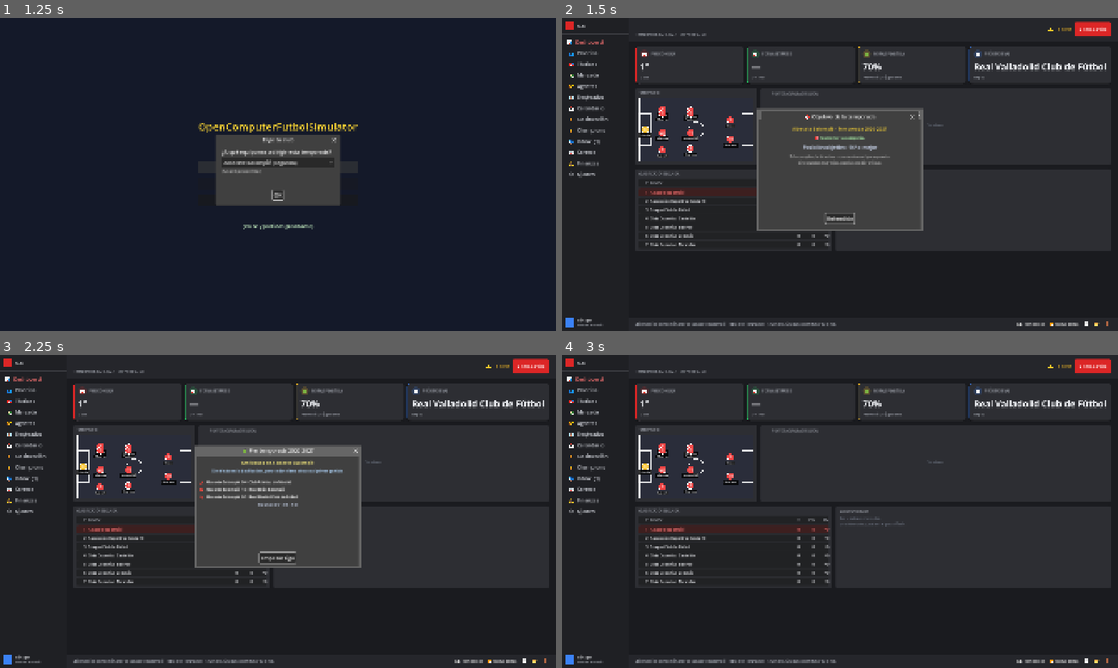
Above: before the commit, frames 1-4 (two rows, left to right).
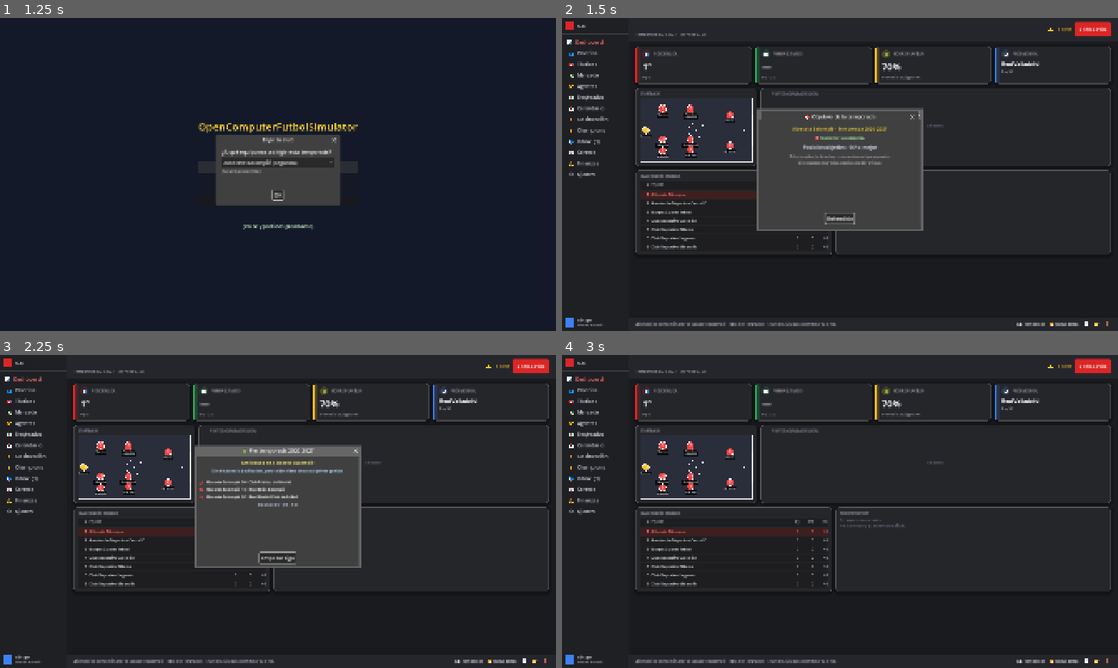
Above: after the commit, the same moments.

Repository: antxiko/OpenComputerFutbolSimulator
Game: Godot game, scene res://scenes/main_menu.tscn
The game is run twice, just before and just after one commit, with the same random seed, the same clock (stepped at 60 frames per second) and the same inputs.
Inputs:
- Up to frame 1 (1.25 s): click "🆕 Nueva partida" at 0.5 s
- Up to frame 2 (1.5 s): click "OK" at 1.25 s
- Up to frame 3 (2.25 s): click "Empezar Liga" at 2 s
- Up to frame 4 (3 s): click "Empezar Liga" at 2.75 s

Frame 1 is identical in both runs. In frame 2, 4.3% of the frame differs, in the area x 13-99%, y 9-76%; in frame 3, 4.3%; in frame 4, 4.9%.

Commit message:
v0.4.0 polish: glassmorphism + fixes del Dashboard
- KpiCard: banda accent vertical 6px + glow degradado, panel translúcido
  (alpha 0.72), sombra suave, highlight superior/inferior, auto-shrink del
  font_size para values largos
- Helper UIThemeManager.glass_panel_style() reusable, aplicado a mini-pitch,
  chart, clasificación y shortlist para coherencia visual
- MiniPitch: spread vertical 0.30 → 0.48 para que jugadores con mismo slot
  (2 CBs, 2 CMs en 4-3-3) se separen visualmente
- Próximo Rival: helper _trim_club_name() recorta sufijos genéricos (Club
  de Fútbol, Real Club Deportivo, etc.) en lugar de caer al code 3-letras

Co-Authored-By: Claude Opus 4.7 (1M context) <noreply@anthropic.com>

Diff:
--- a/scripts/ui/components/data_table.gd
+++ b/scripts/ui/components/data_table.gd
@@ -39,18 +39,7 @@
 
 
 func _apply_panel_style() -> void:
-	var theme: UITheme = UIThemeManager.get_current()
-	var sb := StyleBoxFlat.new()
-	sb.bg_color = theme.bg_card
-	sb.corner_radius_top_left = 8
-	sb.corner_radius_top_right = 8
-	sb.corner_radius_bottom_left = 8
-	sb.corner_radius_bottom_right = 8
-	sb.content_margin_left = 12
-	sb.content_margin_right = 12
-	sb.content_margin_top = 10
-	sb.content_margin_bottom = 10
-	add_theme_stylebox_override("panel", sb)
+	add_theme_stylebox_override("panel", UIThemeManager.glass_panel_style())
 
 
 func _rebuild() -> void:
--- a/scripts/ui/components/kpi_card.gd
+++ b/scripts/ui/components/kpi_card.gd
@@ -24,6 +24,13 @@
 	size_flags_horizontal = Control.SIZE_EXPAND_FILL
 	_apply_panel_style()
 	_rebuild()
+	queue_redraw()
+
+
+func _notification(what: int) -> void:
+	# Si el card se redimensiona, redibujar la banda accent + highlight
+	if what == NOTIFICATION_RESIZED:
+		queue_redraw()
 
 
 func setup(title: String, value: String, subtitle: String = "", trend: String = "", trend_dir: String = "flat", icon: String = "") -> void:
@@ -42,26 +49,56 @@
 	if is_inside_tree():
 		_apply_panel_style()
 		_rebuild()
+		queue_redraw()
+
+
+# Pinta la banda accent vertical a la izquierda + brillo sutil arriba.
+# Se llama después del StyleBoxFlat del panel, antes de los children.
+func _draw() -> void:
+	# Banda accent gruesa pegada al borde izq. 6px de ancho con corners
+	# redondeados arriba+abajo (mismo radius que el card) para que se integre.
+	var band_w: float = 6.0
+	var band_rect := Rect2(0, 4, band_w, size.y - 8)
+	draw_rect(band_rect, _accent, true)
+	# Glow expandiéndose hacia el centro del card (3 líneas con alpha decreciente)
+	for i in range(1, 5):
+		var glow: Color = _accent
+		glow.a = 0.30 - i * 0.06
+		var glow_rect := Rect2(band_w + (i - 1) * 3, 4, 3, size.y - 8)
+		draw_rect(glow_rect, glow, true)
+	# Highlight superior: línea 1px translúcida blanca arriba (inner-light glass)
+	var hl: Color = Color(1, 1, 1, 0.14)
+	draw_line(Vector2(8, 1), Vector2(size.x - 8, 1), hl, 1.0)
+	# Highlight inferior muy tenue para reforzar profundidad
+	var hl_bot: Color = Color(0, 0, 0, 0.20)
+	draw_line(Vector2(8, size.y - 1), Vector2(size.x - 8, size.y - 1), hl_bot, 1.0)
 
 
 func _apply_panel_style() -> void:
 	var theme: UITheme = UIThemeManager.get_current()
 	var sb := StyleBoxFlat.new()
-	sb.bg_color = theme.bg_card
-	sb.corner_radius_top_left = 10
-	sb.corner_radius_top_right = 10
-	sb.corner_radius_bottom_left = 10
-	sb.corner_radius_bottom_right = 10
-	sb.border_width_left = 3
-	sb.border_color = _accent
-	sb.content_margin_left = 16
+	# Glass: card semi-translúcido sobre el bg oscuro del dashboard
+	var glass: Color = theme.bg_card
+	glass.a = 0.72
+	sb.bg_color = glass
+	sb.corner_radius_top_left = 12
+	sb.corner_radius_top_right = 12
+	sb.corner_radius_bottom_left = 12
+	sb.corner_radius_bottom_right = 12
+	# Borde glow tenue alrededor (1px todos los lados, alpha bajo)
+	# La banda accent fuerte de la izquierda se dibuja con un ColorRect overlay
+	# en _rebuild() para tener control independiente del color.
+	var border: Color = Color(1, 1, 1, 0.06)
+	sb.border_color = border
+	sb.set_border_width_all(1)
+	sb.content_margin_left = 24  # banda accent 6px + glow 12px = 18px, +6 de respiro
 	sb.content_margin_right = 16
 	sb.content_margin_top = 14
 	sb.content_margin_bottom = 14
-	# Sombra muy sutil para dar profundidad
-	sb.shadow_color = Color(0, 0, 0, 0.18)
-	sb.shadow_size = 4
-	sb.shadow_offset = Vector2(0, 2)
+	# Sombra generosa y suave para sensación de capa flotante
+	sb.shadow_color = Color(0, 0, 0, 0.35)
+	sb.shadow_size = 10
+	sb.shadow_offset = Vector2(0, 4)
 	add_theme_stylebox_override("panel", sb)
 
 
@@ -91,14 +128,23 @@
 	top.add_child(title_lbl)
 
 	# === Valor grande ===
+	# Auto-shrink: si el value es muy largo, bajamos font_size para no romper el card.
 	var value_lbl := Label.new()
 	value_lbl.text = _value
-	value_lbl.add_theme_font_size_override("font_size", 32)
+	var value_font_size: int = 32
+	if _value.length() > 14:
+		value_font_size = 18
+	elif _value.length() > 10:
+		value_font_size = 22
+	elif _value.length() > 7:
+		value_font_size = 26
+	value_lbl.add_theme_font_size_override("font_size", value_font_size)
 	value_lbl.add_theme_color_override("font_color", theme.text_primary)
-	value_lbl.add_theme_constant_override("outline_size", 0)
-	# Negrita visual: aumentamos peso simulado con outline del mismo color
+	# Negrita visual: outline 1px del mismo color (Godot no tiene font_weight directo)
 	value_lbl.add_theme_color_override("font_outline_color", theme.text_primary)
 	value_lbl.add_theme_constant_override("outline_size", 1)
+	value_lbl.clip_text = true
+	value_lbl.size_flags_horizontal = Control.SIZE_EXPAND_FILL
 	vbox.add_child(value_lbl)
 
 	# === Línea inferior: subtitle (izq, expand) + trend (der) ===
--- a/scripts/ui/components/line_chart.gd
+++ b/scripts/ui/components/line_chart.gd
@@ -39,14 +39,10 @@
 	var theme: UITheme = UIThemeManager.get_current()
 	var rect := Rect2(Vector2.ZERO, size)
 
-	# Fondo del chart
-	var sb := StyleBoxFlat.new()
-	sb.bg_color = theme.bg_card
-	sb.corner_radius_top_left = 8
-	sb.corner_radius_top_right = 8
-	sb.corner_radius_bottom_left = 8
-	sb.corner_radius_bottom_right = 8
-	draw_style_box(sb, rect)
+	# Fondo glass del chart — mismo look que el resto de paneles del dashboard
+	draw_style_box(UIThemeManager.glass_panel_style(), rect)
+	# Highlight superior fino (efecto inner-light glass)
+	draw_line(Vector2(8, 1), Vector2(size.x - 8, 1), Color(1, 1, 1, 0.14), 1.0)
 
 	var font := ThemeDB.fallback_font
 	var pad_top: float = 14.0
--- a/scripts/ui/components/mini_pitch.gd
+++ b/scripts/ui/components/mini_pitch.gd
@@ -95,8 +95,11 @@
 		if n == 1:
 			offsets_by_idx[idx_list[0]] = Vector2.ZERO
 		else:
-			# Reparto vertical: spread total 0.30 (15% arriba + 15% abajo)
-			var spread: float = 0.30
+			# Reparto vertical entre jugadores con mismo slot (típicamente 2 CBs o 2 CMs
+			# en 4-3-3). Spread amplio para separación visual clara — sin esto los
+			# círculos se solapan y solo se ve uno con dos números pegados.
+			# Spread 0.48 = ±24% del campo en Y → CBs van a y=0.16 y y=0.64.
+			var spread: float = 0.48
 			for j in n:
 				var t: float = float(j) / float(n - 1)  # 0..1
 				var dy: float = (t - 0.5) * spread
--- a/scripts/ui/game_hub.gd
+++ b/scripts/ui/game_hub.gd
@@ -3799,7 +3799,9 @@
 	if team != null:
 		var rival: Team = _find_next_rival(team)
 		if rival != null:
-			rival_name = rival.name
+			# Recortar sufijos/prefijos genéricos para tener un nombre corto
+			# pero LEGIBLE en lugar del code de 3 letras.
+			rival_name = _trim_club_name(rival.name)
 			rival_short = "Rep %d" % rival.reputation
 	var kpi_rival := KpiCard.new()
 	kpi_row.add_child(kpi_rival)
@@ -3812,19 +3814,9 @@
 	mid_row.size_flags_horizontal = Control.SIZE_EXPAND_FILL
 	root.add_child(mid_row)
 
-	# Mini pitch con titulares
+	# Mini pitch con titulares — glass panel
 	var pitch_panel := PanelContainer.new()
-	var pp_sb := StyleBoxFlat.new()
-	pp_sb.bg_color = theme.bg_card
-	pp_sb.corner_radius_top_left = 8
-	pp_sb.corner_radius_top_right = 8
-	pp_sb.corner_radius_bottom_left = 8
-	pp_sb.corner_radius_bottom_right = 8
-	pp_sb.content_margin_left = 14
-	pp_sb.content_margin_right = 14
-	pp_sb.content_margin_top = 12
-	pp_sb.content_margin_bottom = 12
-	pitch_panel.add_theme_stylebox_override("panel", pp_sb)
+	pitch_panel.add_theme_stylebox_override("panel", UIThemeManager.glass_panel_style())
 	pitch_panel.custom_minimum_size = Vector2(420, 260)
 	mid_row.add_child(pitch_panel)
 	var pitch_box := VBoxContainer.new()
@@ -3919,20 +3911,10 @@
 		liga_label = "Clasificación %s" % ("Primera" if team.division == "primera" else "Segunda")
 	table_widget.setup(columns, rows, liga_label, 7)
 
-	# Shortlist — más espacio horizontal que la tabla (filas con info densa)
+	# Shortlist — glass panel, más espacio horizontal que la tabla
 	var shortlist_panel := PanelContainer.new()
 	shortlist_panel.size_flags_stretch_ratio = 1.4
-	var sl_sb := StyleBoxFlat.new()
-	sl_sb.bg_color = theme.bg_card
-	sl_sb.corner_radius_top_left = 8
-	sl_sb.corner_radius_top_right = 8
-	sl_sb.corner_radius_bottom_left = 8
-	sl_sb.corner_radius_bottom_right = 8
-	sl_sb.content_margin_left = 14
-	sl_sb.content_margin_right = 14
-	sl_sb.content_margin_top = 12
-	sl_sb.content_margin_bottom = 12
-	shortlist_panel.add_theme_stylebox_override("panel", sl_sb)
+	shortlist_panel.add_theme_stylebox_override("panel", UIThemeManager.glass_panel_style())
 	shortlist_panel.size_flags_horizontal = Control.SIZE_EXPAND_FILL
 	bot_row.add_child(shortlist_panel)
 	var sl_vbox := VBoxContainer.new()
@@ -4000,6 +3982,46 @@
 	if parts.size() <= 1:
 		return full
 	return parts[parts.size() - 1]
+
+
+# Helper: limpia sufijos/prefijos genéricos del nombre oficial de un club
+# para mostrarlo en el Dashboard. Mejor que short_name 3-letras y mejor que
+# nombre completo largo.
+#   "Villarreal Club de Fútbol"     -> "Villarreal"
+#   "Real Club Deportivo Mallorca"  -> "Real Mallorca"  (corta solo "Club Deportivo")
+#   "Fútbol Club Barcelona"         -> "Barcelona"
+#   "Real Madrid Club de Fútbol"    -> "Real Madrid"
+#   "Athletic Club"                 -> "Athletic Club"  (no toca, ya es corto)
+#   "Club Atlético de Madrid"       -> "Atlético Madrid"
+func _trim_club_name(full: String) -> String:
+	if full.length() <= 16:
+		return full
+	var trimmed: String = full
+	# Sufijos comunes (orden importa: probar el más largo primero)
+	var suffixes: Array = [
+		" Club de Fútbol", " Fútbol Club",
+		" Club Deportivo", " Club Atlético",
+		" CF", " CD", " FC",
+	]
+	for sfx: String in suffixes:
+		if trimmed.ends_with(sfx):
+			trimmed = trimmed.substr(0, trimmed.length() - sfx.length()).strip_edges()
+			break
+	# Prefijos comunes
+	var prefixes: Array = [
+		"Fútbol Club ", "Club Atlético de ",
+		"Club Deportivo ",
+	]
+	for pfx: String in prefixes:
+		if trimmed.begins_with(pfx):
+			trimmed = trimmed.substr(pfx.length()).strip_edges()
+			break
+	# Caso especial: "Real Club Deportivo X" -> "Real X" (más compacto)
+	if trimmed.begins_with("Real Club Deportivo "):
+		trimmed = "Real " + trimmed.substr("Real Club Deportivo ".length())
+	# Fallback: si después de todo sigue siendo absurdamente largo, dejar como está
+	# (el auto-shrink del font_size de KpiCard se encarga).
+	return trimmed
 
 
 # Legacy hub view (mantenida temporalmente como reserva — no se renderiza)
--- a/scripts/ui/theme/ui_theme_manager.gd
+++ b/scripts/ui/theme/ui_theme_manager.gd
@@ -94,6 +94,38 @@
 	return t
 
 
+# ============================================================================
+# Helpers de estilo (glassmorphism — usados por componentes del Dashboard)
+# ============================================================================
+#
+# Crea un StyleBoxFlat con look "glass" — fondo semi-translúcido, esquinas
+# redondeadas, sombra suave, borde tenue. Pensado para PanelContainers del
+# Dashboard (mini-pitch, chart, tabla, shortlist).
+#
+# accent: si es != Color(0,0,0,0), se usa para el borde izquierdo (banda accent
+# tipo "indicador"). Si es default, el panel queda sin banda lateral.
+static func glass_panel_style(accent: Color = Color(0, 0, 0, 0)) -> StyleBoxFlat:
+	var t: UITheme = get_current()
+	var sb := StyleBoxFlat.new()
+	var glass: Color = t.bg_card
+	glass.a = 0.72
+	sb.bg_color = glass
+	sb.corner_radius_top_left = 12
+	sb.corner_radius_top_right = 12
+	sb.corner_radius_bottom_left = 12
+	sb.corner_radius_bottom_right = 12
+	sb.border_color = Color(1, 1, 1, 0.06)
+	sb.set_border_width_all(1)
+	sb.content_margin_left = 16
+	sb.content_margin_right = 16
+	sb.content_margin_top = 14
+	sb.content_margin_bottom = 14
+	sb.shadow_color = Color(0, 0, 0, 0.35)
+	sb.shadow_size = 10
+	sb.shadow_offset = Vector2(0, 4)
+	return sb
+
+
 static func light_theme() -> UITheme:
 	var t := UITheme.new()
 	# Backgrounds
